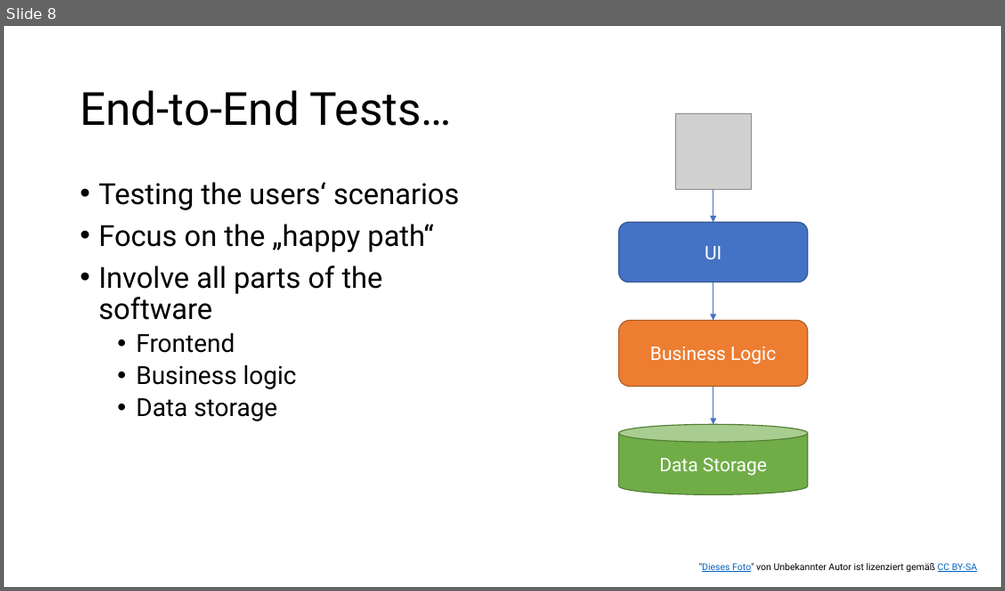
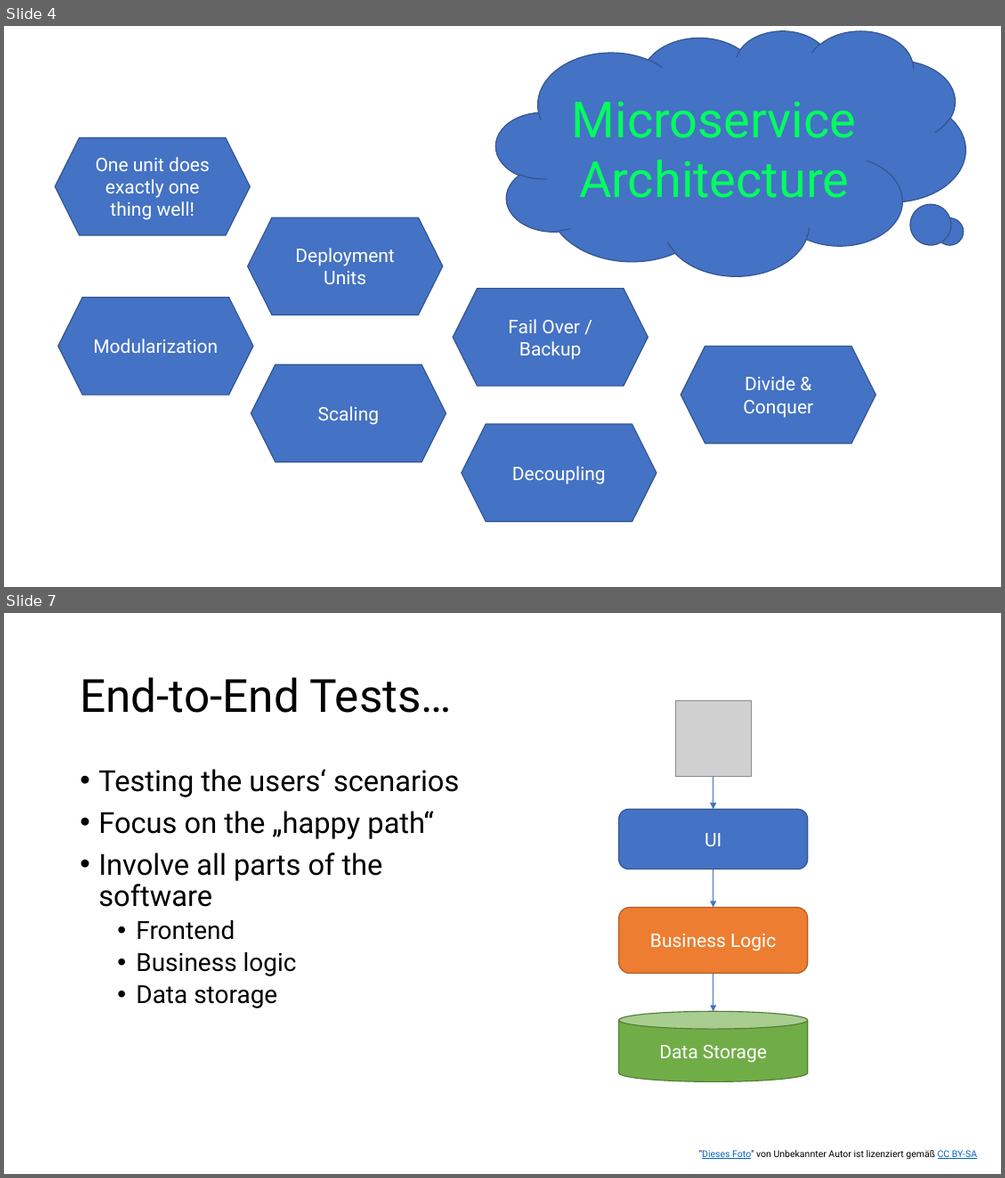
Before and after one commit to m4cx/consumer-driven-contract-testing-pact, a slide deck: powerpoint/Consumer-Driven Contract Tests using PACT.pptx. Shown one above the other, each under a label of ours: slide 8 before the commit, slides 4 and 7 after it; the slides between them are not shown. The pictures are 1005x591 and 1005x1178 pixels, drawn with LibreOffice and Linux fonts; fonts in the diff are those of the drawing; grey boxes stand for pictures; background and template pictures are left out. Boxes give left, top, right and bottom in pixels: in the first picture for what was removed or moved away, otherwise in the second. Text is boxed around its words. In the diff, an @@ line names an element or a change of style, - is before the commit and + after.

```diff
--- a/powerpoint/Consumer-Driven Contract Tests using PACT.pptx
+++ b/powerpoint/Consumer-Driven Contract Tests using PACT.pptx
@@ slide 4 added at (4, 26, 1001, 587), background picture (left out) @@
@@ thought cloud added at (496, 30, 966, 276), fill #4472C4, outline #325491 1 pt, 48 pt, text #03FD5F @@
+Microservice Architecture
@@ hexagon added at (55, 137, 250, 234), fill #4472C4, outline #325491 1 pt, 18 pt, text #FFFFFF @@
+One unit does exactly one thing well!
@@ hexagon added at (248, 217, 443, 314), fill #4472C4, outline #325491 1 pt, 18 pt, text #FFFFFF @@
+Deployment Units
@@ hexagon added at (453, 289, 647, 386), fill #4472C4, outline #325491 1 pt, 18 pt, text #FFFFFF @@
+Fail Over / Backup
@@ hexagon added at (57, 297, 253, 394), fill #4472C4, outline #325491 1 pt, 18 pt, text #FFFFFF @@
+Modularization
@@ hexagon added at (251, 365, 446, 462), fill #4472C4, outline #325491 1 pt, 18 pt, text #FFFFFF @@
+Scaling
@@ hexagon added at (680, 346, 876, 443), fill #4472C4, outline #325491 1 pt, 18 pt, text #FFFFFF @@
+Divide & Conquer
@@ hexagon added at (461, 424, 657, 521), fill #4472C4, outline #325491 1 pt, 18 pt, text #FFFFFF @@
+Decoupling
@@ what was slide 8 is now slide 7 @@
```
Also in this commit, not shown: 10 slides changed, 7 other slides added, 6 slides removed.
